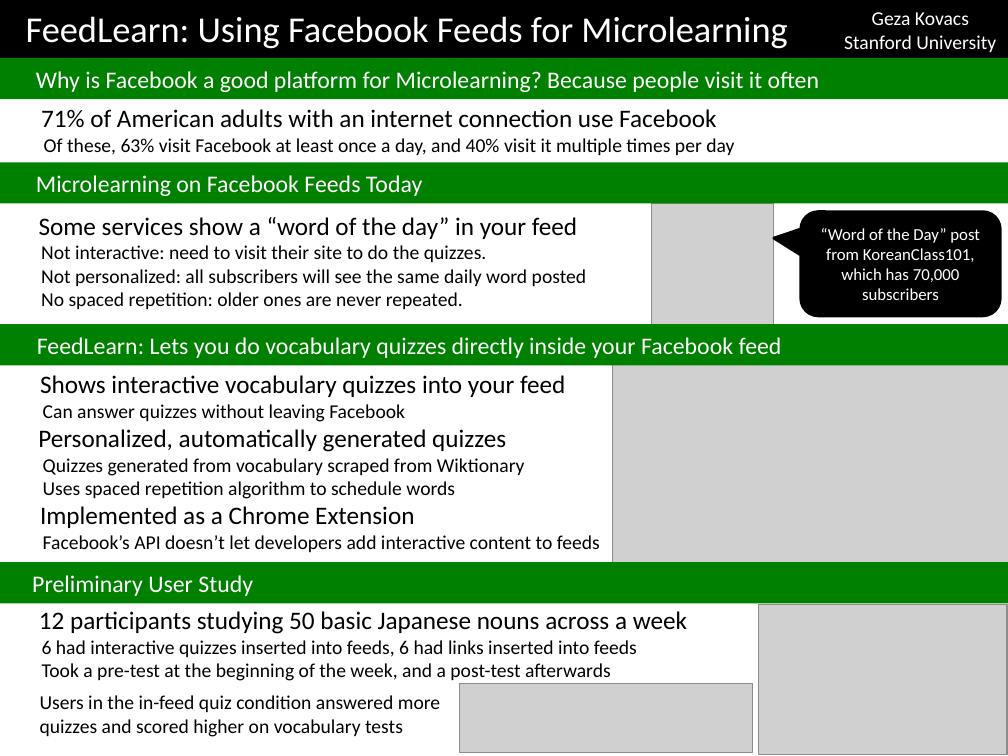
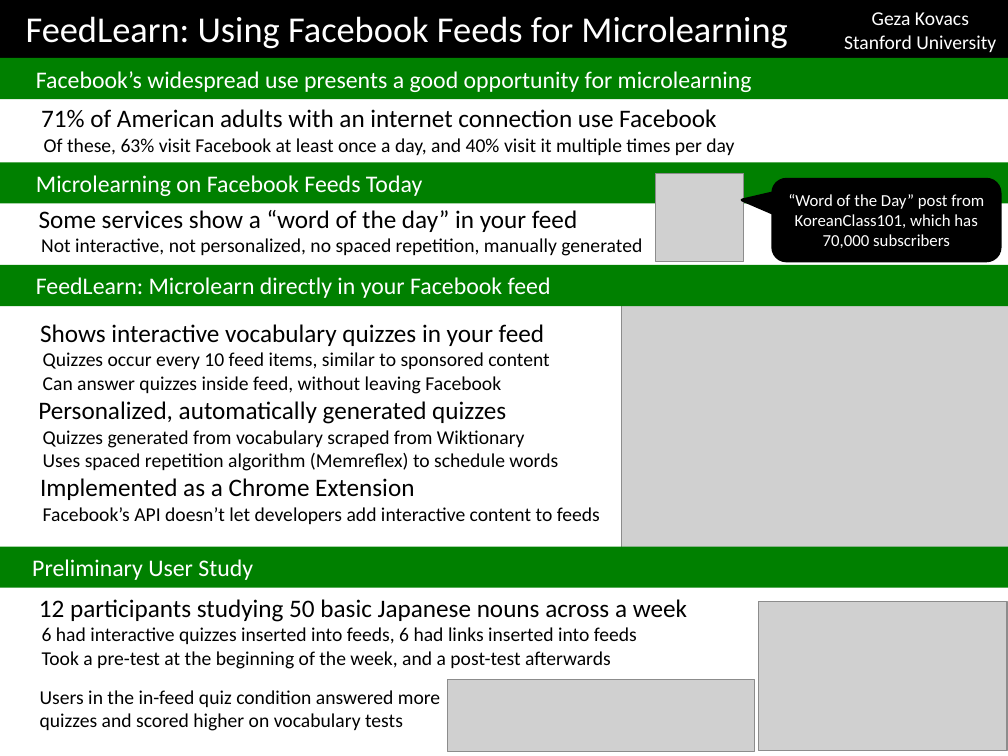
Before and after one commit to gkovacs/edvertisements-microlearning-paper, a slide deck: slide 1 of feedlearn-poster.pptx. Drawn at 1008x756 pixels with LibreOffice and Linux fonts; fonts in the diff are those of the drawing; grey boxes stand for pictures. Boxes give left, top, right and bottom in pixels: in the first picture for what was removed or moved away, otherwise in the second. Text is boxed around its words. In the diff, an @@ line names an element or a change of style, - is before the commit and + after.

```diff
--- a/feedlearn-poster.pptx
+++ b/feedlearn-poster.pptx
@@ text in rectangle at (36, 71, 752, 92): text changed @@
-Why is Facebook a good platform for Microlearning? Because people visit it often
+Facebook’s widespread use presents a good opportunity for microlearning
@@ picture: place and size @@
-picture at (652, 204, 774, 325)
+picture at (655, 173, 744, 261)
@@ rounded speech box "“Word of the Day” post ...": place and size @@
-rounded speech box "“Word of the Day” post ..." at (800, 212, 1000, 316)
+rounded speech box "“Word of the Day” post ..." at (773, 179, 1001, 261)
@@ text at (41, 238, 642, 256): text changed @@
-Not interactive: need to visit their site to do the quizzes.
-Not personalized: all subscribers will see the same daily word posted
-No spaced repetition: older ones are never repeated.
+Not interactive, not personalized, no spaced repetition, manually generated
@@ rectangle "FeedLearn: Microlearn directly in your ...": place and size @@
-rectangle "FeedLearn: Microlearn directly in your ..." at (0, 325, 1008, 366)
+rectangle "FeedLearn: Microlearn directly in your ..." at (0, 265, 1008, 306)
@@ text in rectangle at (36, 277, 551, 298): text changed @@
-FeedLearn: Lets you do vocabulary quizzes directly inside your Facebook feed
+FeedLearn: Microlearn directly in your Facebook feed
@@ text "Shows interactive vocabulary quizzes in ...": place and size @@
-text "Shows interactive vocabulary quizzes in ..." at (38, 375, 600, 552)
+text "Shows interactive vocabulary quizzes in ..." at (38, 324, 600, 524)
@@ text at (40, 324, 549, 394): text changed; size 18 to 14 pt @@
-Shows interactive vocabulary quizzes into your feed
-Can answer quizzes without leaving Facebook
+Shows interactive vocabulary quizzes in your feed
+Quizzes occur every 10 feed items, similar to sponsored content
+Can answer quizzes inside feed, without leaving Facebook
@@ picture: place and size @@
-picture at (613, 364, 1008, 563)
+picture at (622, 305, 1008, 547)
@@ text at (43, 453, 558, 471): text changed @@
-Uses spaced repetition algorithm to schedule words
+Uses spaced repetition algorithm (Memreflex) to schedule words
@@ rectangle "Preliminary User Study": place and size @@
-rectangle "Preliminary User Study" at (0, 562, 1008, 604)
+rectangle "Preliminary User Study" at (0, 546, 1008, 588)
@@ text "12 participants studying 50 basic ...": place and size @@
-text "12 participants studying 50 basic ..." at (39, 611, 687, 681)
+text "12 participants studying 50 basic ..." at (39, 599, 687, 669)
@@ picture: place and size @@
-picture at (758, 605, 1007, 754)
+picture at (758, 601, 1007, 750)
@@ text "Users in the in-feed quiz ...": place and size @@
-text "Users in the in-feed quiz ..." at (40, 695, 440, 737)
+text "Users in the in-feed quiz ..." at (40, 690, 440, 731)
@@ picture: place and size @@
-picture at (460, 684, 753, 753)
+picture at (448, 679, 755, 751)
```
Also in this commit, not shown: 6 other files.
